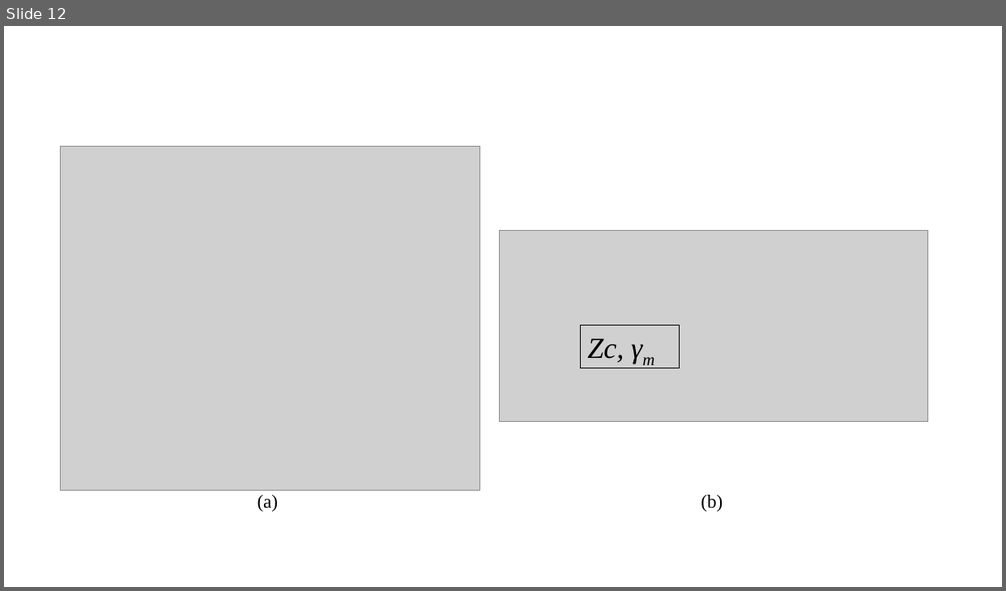
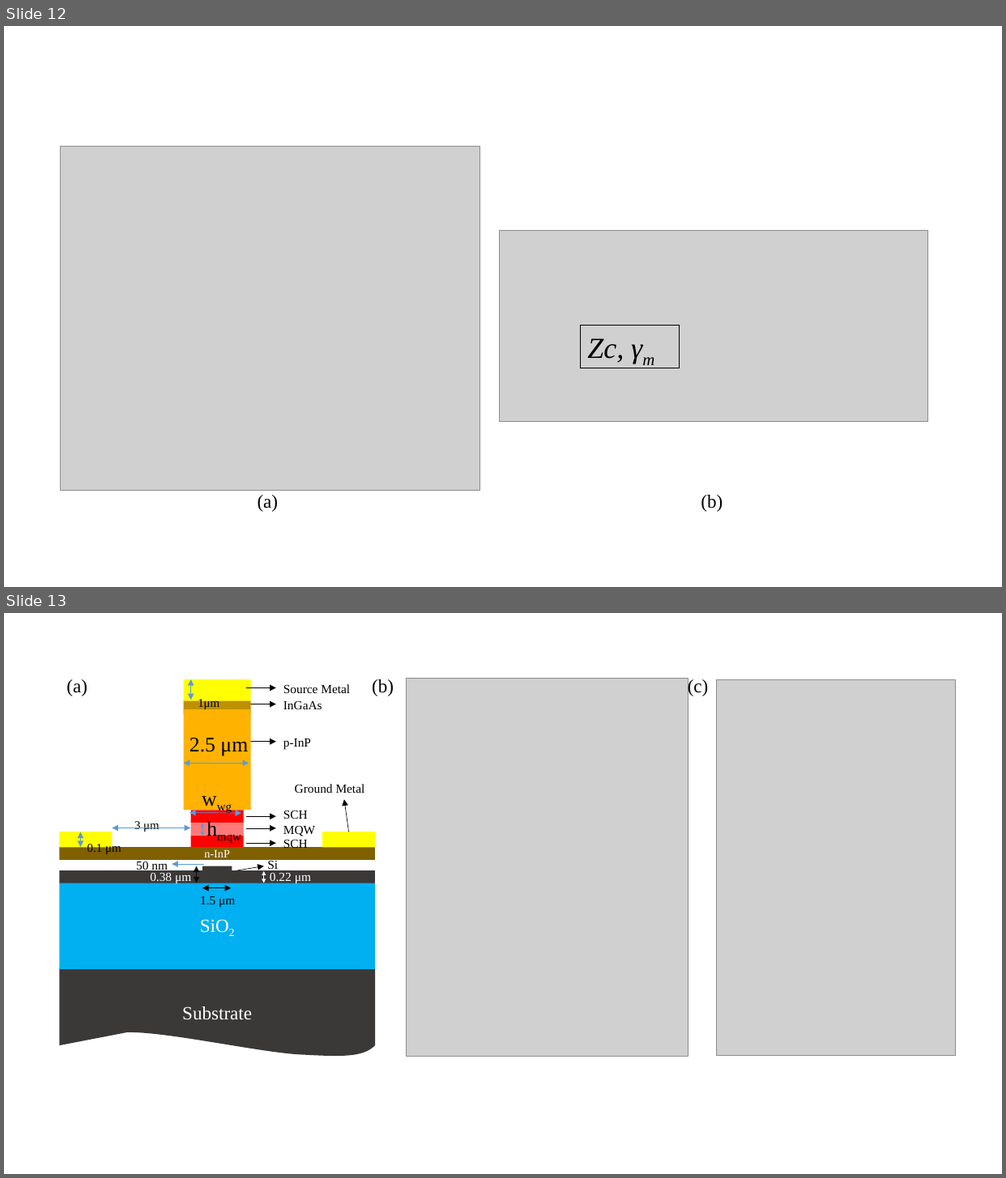
Before and after one commit to huangqiangsheng/thesis, a slide deck: thesis_v1/Pictures/figure_chapter2.pptx. Shown one above the other, each under a label of ours: slide 12 before the commit, slides 12 and 13 after it. The pictures are 1006x591 and 1006x1178 pixels, drawn with LibreOffice and Linux fonts; fonts in the diff are those of the drawing; grey boxes stand for pictures. Boxes give left, top, right and bottom in pixels: in the first picture for what was removed or moved away, otherwise in the second. Text is boxed around its words. In the diff, an @@ line names an element or a change of style, - is before the commit and + after.

```diff
--- a/thesis_v1/Pictures/figure_chapter2.pptx
+++ b/thesis_v1/Pictures/figure_chapter2.pptx
@@ slide 13 added at <box>4,613,1002,1174</box>, background #FFFFFF @@
@@ group added at <box>59,678,956,1056</box>: 21 texts, 12 rectangles, 9 arrows, 9 double arrows, 2 pictures, 1 freeform shape @@
+(b)
+n-InP
+n-InP
+InGaAs
+p-InP
+SCH
+SCH
+MQW
+Substrate
+SiO2
+Source Metal
+Si
+2.5 μm
+1μm
+0.1 μm
+3 μm
+1.5 μm
+0.38 μm
+hmqw
+Ground Metal
+(a)
+0.22 μm
+50 nm
+wwg
+(c)
```
Also in this commit, not shown: 1 slide changed, 43 other files.
